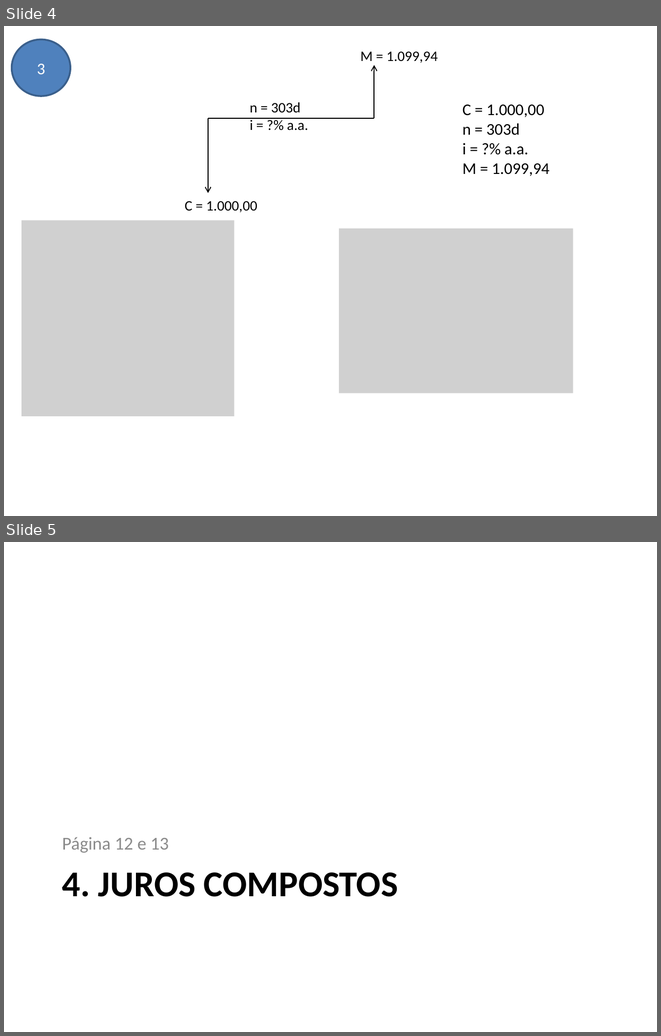
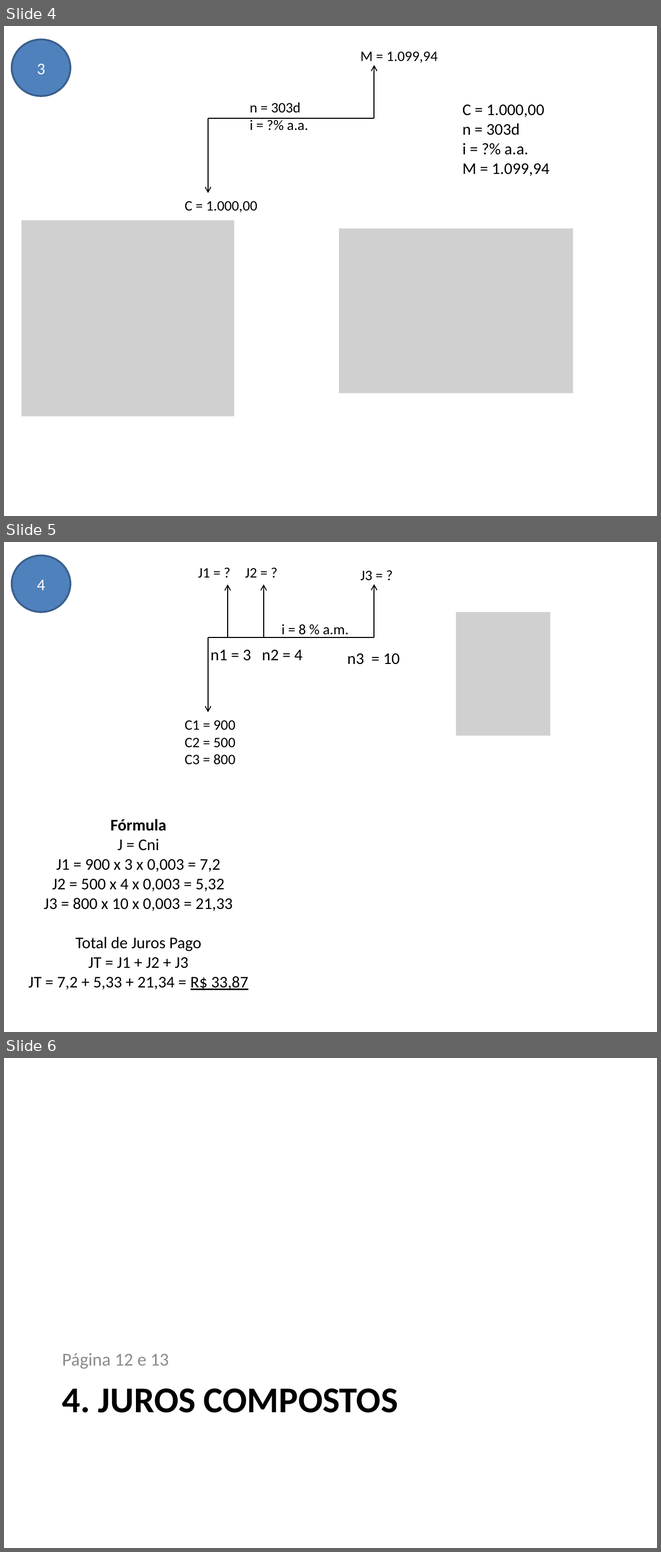
Before and after one commit to avelinoferreiragf/avelino, a slide deck: Gestao Estrategica TI/06 - Análise de Viabilidade de Projetos/Exercícios.pptx. Shown one above the other, each under a label of ours: slides 4 and 5 before the commit, slides 4, 5 and 6 after it. The pictures are 661x1036 and 661x1552 pixels, drawn with LibreOffice and Linux fonts; fonts in the diff are those of the drawing; grey boxes stand for pictures. Boxes give left, top, right and bottom in pixels: in the first picture for what was removed or moved away, otherwise in the second. Text is boxed around its words. In the diff, an @@ line names an element or a change of style, - is before the commit and + after.

```diff
--- a/Gestao Estrategica TI/06 - Análise de Viabilidade de Projetos/Exercícios.pptx
+++ b/Gestao Estrategica TI/06 - Análise de Viabilidade de Projetos/Exercícios.pptx
@@ slide 5 added at box(4, 542, 657, 1032), background #FFFFFF @@
@@ ellipse added at box(12, 556, 71, 612), fill #4F81BD, outline #3A5F8C 2 pt, 18 pt, text #FFFFFF @@
+4
@@ picture added at box(456, 612, 550, 735) @@
@@ group added at box(185, 568, 400, 765): 8 texts, 4 arrows, 1 line @@
+C1 = 900
+C2 = 500
+C3 = 800
+i = 8 % a.m.
+J3 = ?
+J2 = ?
+J1 = ?
+n1 = 3
+n2 = 4
+n3 = 10
@@ text added at box(28, 819, 248, 990), 18 pt, text #000000 @@
+Fórmula
+J = Cni
+J1 = 900 x 3 x 0,003 = 7,2
+J2 = 500 x 4 x 0,003 = 5,32
+J3 = 800 x 10 x 0,003 = 21,33
+Total de Juros Pago
+JT = J1 + J2 + J3
+JT = 7,2 + 5,33 + 21,34 = R$ 33,87
@@ what was slide 5 is now slide 6 @@
```
Also in this commit, not shown: 1 other slide added, 1 slide removed.
